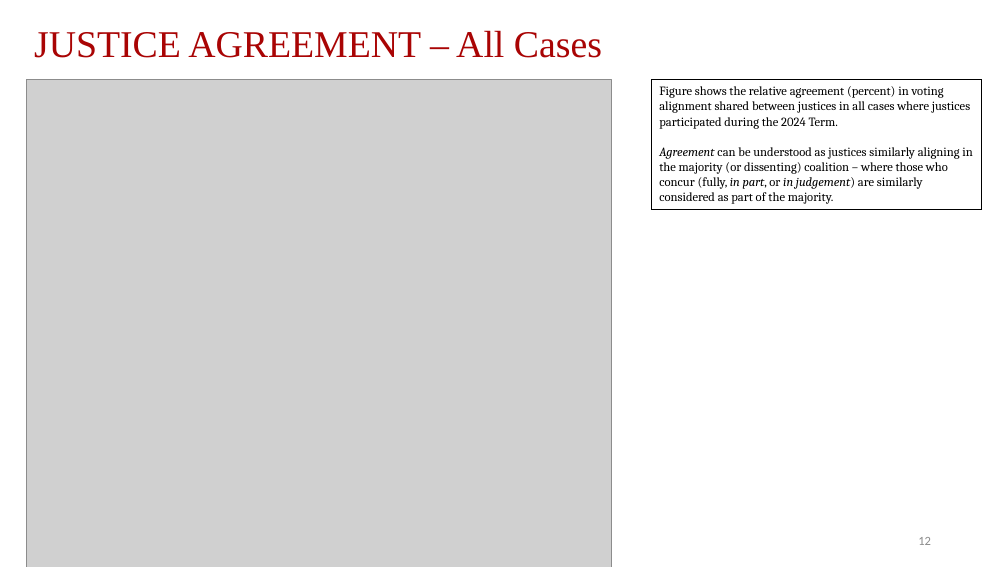
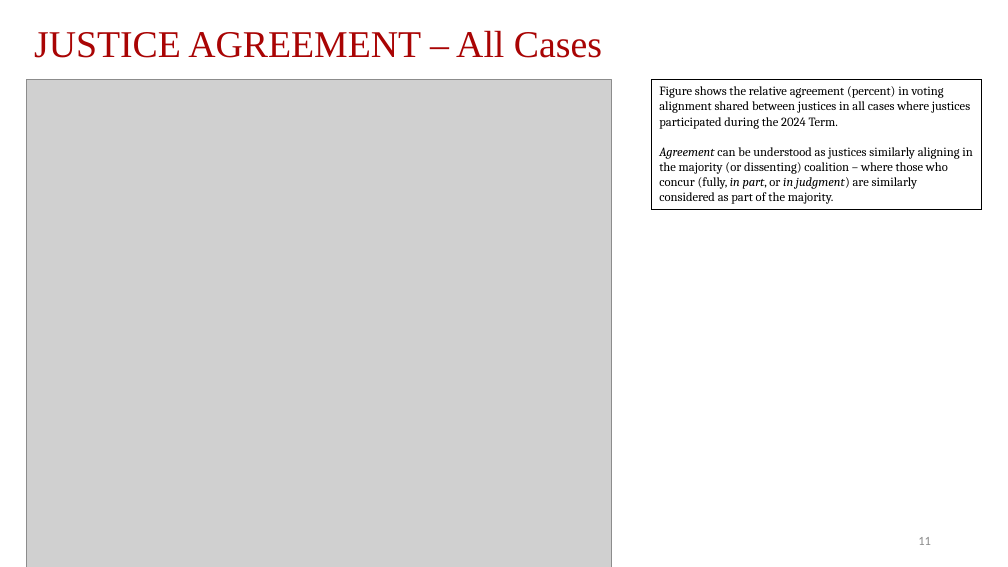
Before and after one commit to JakeTruscott/scotuswatch, a slide deck: slide 11 of Stat Reviews/OT24_StatReview/compilation/SCOTUSBlog/statpack_OT24.pptx (slide 12 before the commit). Drawn at 1008x567 pixels with LibreOffice and Linux fonts; fonts in the diff are those of the drawing; grey boxes stand for pictures. Boxes give left, top, right and bottom in pixels: in the first picture for what was removed or moved away, otherwise in the second. Text is boxed around its words. In the diff, an @@ line names an element or a change of style, - is before the commit and + after.

```diff
--- a/Stat Reviews/OT24_StatReview/compilation/SCOTUSBlog/statpack_OT24.pptx
+++ b/Stat Reviews/OT24_StatReview/compilation/SCOTUSBlog/statpack_OT24.pptx
@@ text in rectangle at (x1=659, y1=147, x2=973, y2=204): text changed @@
-Agreement can be understood as justices similarly aligning in the majority (or dissenting) coalition – where those who concur (fully, in part, or in judgement) are similarly considered as part of the majority.
+Agreement can be understood as justices similarly aligning in the majority (or dissenting) coalition – where those who concur (fully, in part, or in judgment) are similarly considered as part of the majority.
```
Also in this commit, not shown: 24 other slides changed, 2 slides removed, 25 other files.
